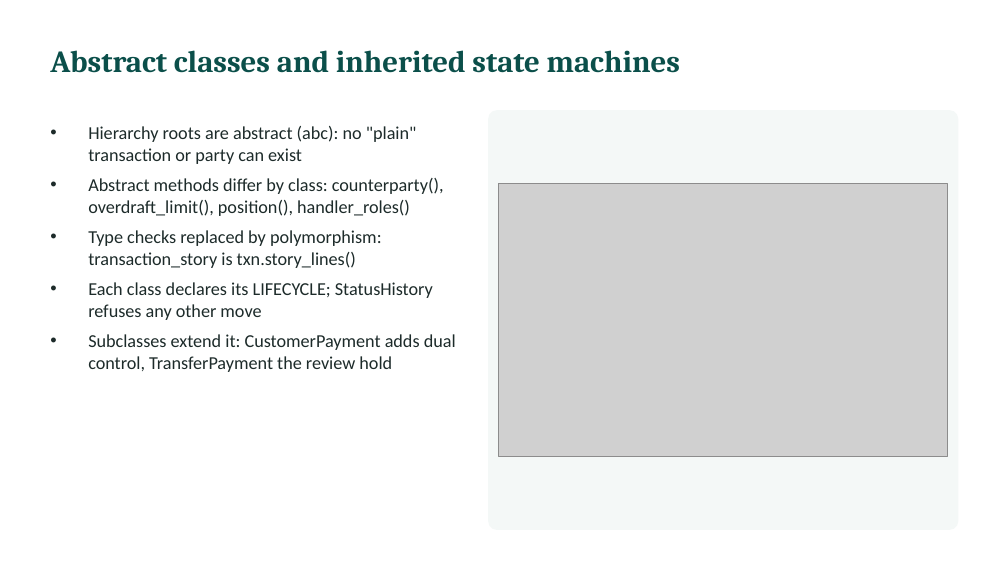
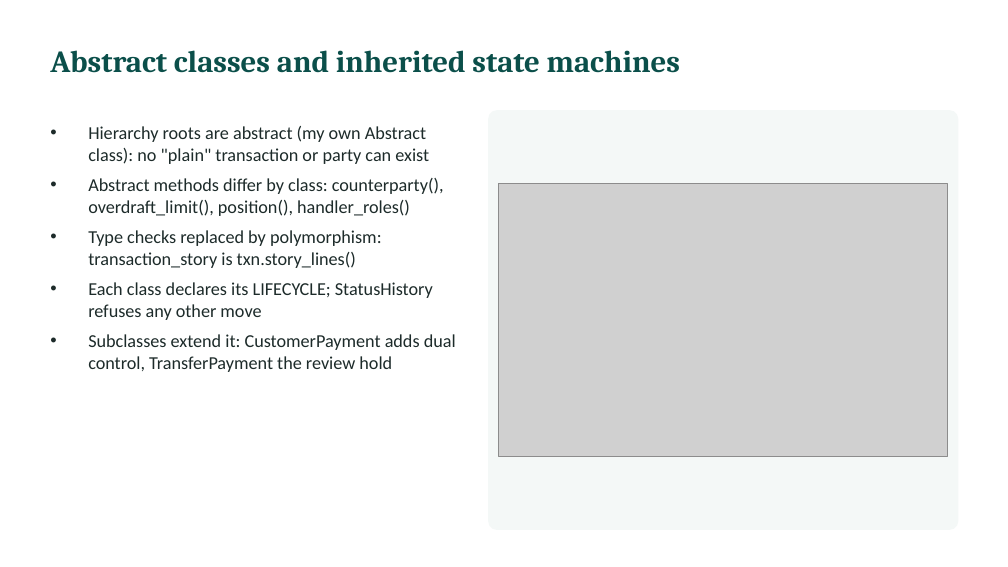
Before and after one commit to l255668-hash/commercial-banking, a slide deck: slide 12 of docs/Viva_Presentation.pptx. Drawn at 1008x567 pixels with LibreOffice and Linux fonts; fonts in the diff are those of the drawing; grey boxes stand for pictures. Boxes give left, top, right and bottom in pixels: in the first picture for what was removed or moved away, otherwise in the second. Text is boxed around its words. In the diff, an @@ line names an element or a change of style, - is before the commit and + after.

```diff
--- a/docs/Viva_Presentation.pptx
+++ b/docs/Viva_Presentation.pptx
@@ text at [88,126,429,164]: text changed @@
-• Hierarchy roots are abstract (abc): no "plain" transaction or party can exist
+• Hierarchy roots are abstract (my own Abstract class): no "plain" transaction or party can exist
```
Also in this commit, not shown: 2 other slides changed, 2 slides added, 28 other files.
